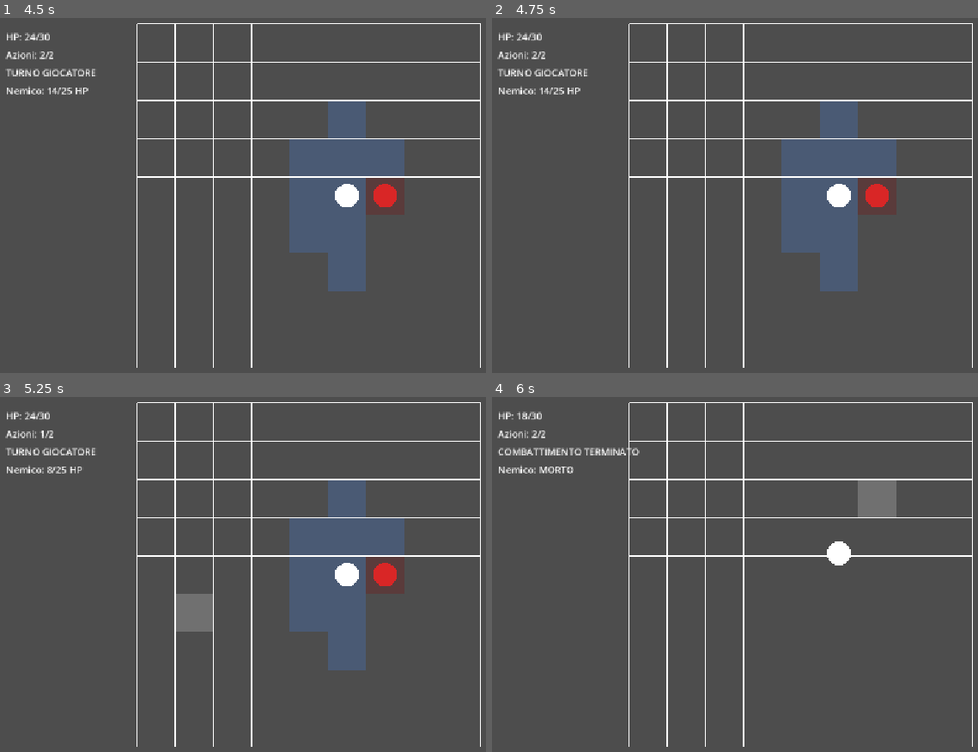
Above: before the commit, frames 1-4 (two rows, left to right).
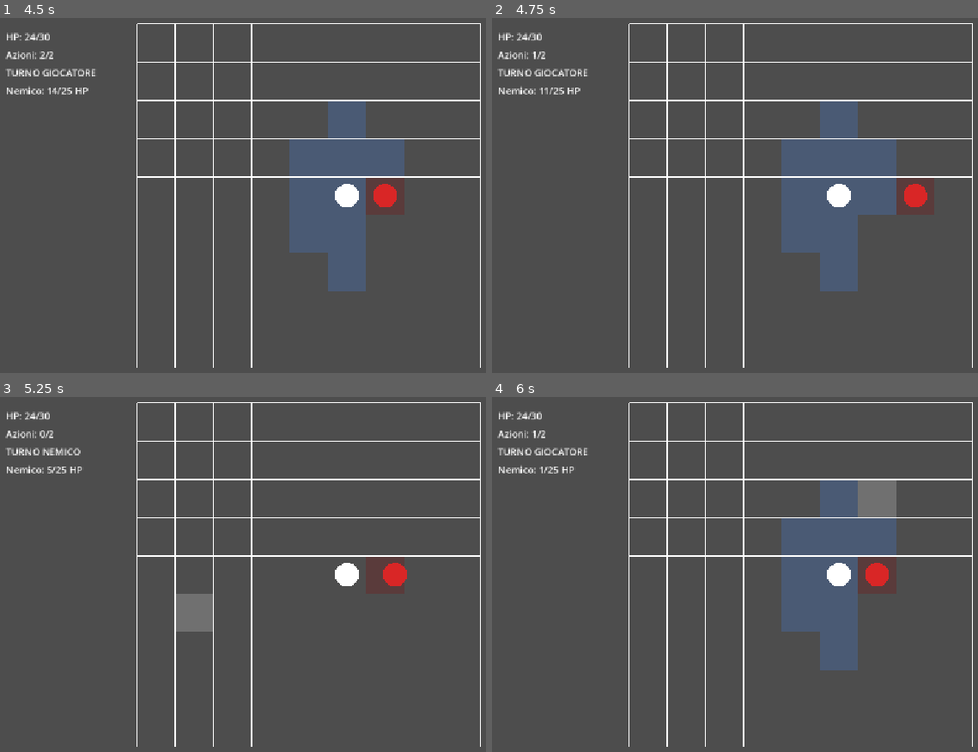
Above: after the commit, the same moments.

Repository: Chivas1504/Gioco
Game: Godot game, scene res://scenes/game.tscn
Same seed, same stepped clock (60 frames per second), same inputs: the game is played once before the commit and once after it.
Inputs (mouse positions are in pixels of both pictures, inside the frame that each line leads up to):
- Up to frame 1 (4.5 s): tap Enter at 0.5, 4.25 s; move the mouse to (296, 284) at 0.52 s; tap 6 at 0.6, 1.55, 2.1, 3.05 s; click (296, 284) at 0.67 s; tap 5 at 0.8, 1.35, 2.3, 2.85, 3.8 s; move the mouse to (outside the picture) at 1.27 s; click (outside the picture) at 1.42 s; move the mouse to (126, 145) at 2.02 s; click (126, 145) at 2.17 s; tap Space at 2.75 s; move the mouse to (364, 206) at 2.77 s; click (364, 206) at 2.92 s; move the mouse to (228, 110) at 3.52 s; tap C at 3.6 s; click (228, 110) at 3.67 s; move the mouse to (481, 184) at 4.27 s; tap 1 at 4.35 s; click (481, 184) at 4.42 s
- Up to frame 2 (4.75 s): tap 6 at 4.55 s
- Up to frame 3 (5.25 s): tap Space at 5 s; move the mouse to (194, 602) at 5.02 s; tap 2 at 5.1 s; click (194, 602) at 5.17 s
- Up to frame 4 (6 s): tap 5 at 5.3 s; tap Enter at 5.75 s; move the mouse to (890, 499) at 5.77 s; tap 3 at 5.85 s; click (890, 499) at 5.92 s

Frame 1 is identical in both runs. In frame 2, 1.1% of the frame differs, in the area x 8-90%, y 9-56%; in frame 3, 7.6%; in frame 4, 8.2%, in the area x 1-84%, y 4-77%.

Commit message:
Add push effect card

Diff:
--- a/scripts/cards/card_data.gd
+++ b/scripts/cards/card_data.gd
@@ -10,6 +10,7 @@
 
 var attack_range: int = 0
 var pull_distance: int = 0
+var push_distance: int = 0
 
 var tags: Array[String] = []
 
@@ -21,6 +22,7 @@
 	new_healing: int = 0,
 	new_attack_range: int = 0,
 	new_pull_distance: int = 0,
+	new_push_distance: int = 0,
 	new_tags: Array[String] = []
 ) -> void:
 	card_name = new_name
@@ -31,5 +33,6 @@
 
 	attack_range = new_attack_range
 	pull_distance = new_pull_distance
+	push_distance = new_push_distance
 
 	tags = new_tags
--- a/scripts/core/game.gd
+++ b/scripts/core/game.gd
@@ -46,6 +46,7 @@
 var maglio_della_pena: CardData
 var bende_del_viandante: CardData
 var catena_del_contrappasso: CardData
+var spinta_dei_condannati: CardData
 
 
 func _ready() -> void:
@@ -77,6 +78,7 @@
 		0,
 		1,
 		0,
+		0,
 		mannaia_tags
 	)
 
@@ -93,6 +95,7 @@
 		0,
 		5,
 		0,
+		0,
 		chiodo_tags
 	)
 
@@ -109,6 +112,7 @@
 		0,
 		1,
 		0,
+		0,
 		maglio_tags
 	)
 
@@ -122,6 +126,7 @@
 		1,
 		0,
 		6,
+		0,
 		0,
 		0,
 		bende_tags
@@ -141,7 +146,26 @@
 		0,
 		3,
 		1,
+		0,
 		catena_tags
+	)
+
+	var spinta_tags: Array[String] = [
+		"Impatto",
+		"Mischia",
+		"Controllo",
+		"Spinta"
+	]
+
+	spinta_dei_condannati = CardData.new(
+		"Spinta dei Condannati",
+		1,
+		3,
+		0,
+		1,
+		0,
+		1,
+		spinta_tags
 	)
 
 
@@ -173,6 +197,10 @@
 
 			if event.keycode == KEY_5:
 				_try_use_card(catena_del_contrappasso)
+				return
+
+			if event.keycode == KEY_6:
+				_try_use_card(spinta_dei_condannati)
 				return
 
 	if is_moving or enemy_is_moving:
@@ -335,6 +363,9 @@
 	if card.pull_distance > 0:
 		_pull_enemy(card.pull_distance)
 
+	if card.push_distance > 0:
+		_push_enemy(card.push_distance)
+
 	_update_ui()
 
 	_finish_player_action(card.action_cost)
@@ -377,6 +408,52 @@
 
 		print(
 			"Nemico trascinato nella cella ",
+			enemy_cell
+		)
+
+
+func _push_enemy(push_distance: int) -> void:
+	for step in range(push_distance):
+		var direction: Vector2i = enemy_cell - player_cell
+
+		if direction.x != 0:
+			direction.x = signi(direction.x)
+
+		if direction.y != 0:
+			direction.y = signi(direction.y)
+
+		var next_cell: Vector2i = enemy_cell + direction
+
+		if not grid.is_cell_inside(next_cell):
+			print("Il nemico non può essere spinto fuori dalla griglia.")
+			return
+
+		if next_cell == player_cell:
+			return
+
+		grid.remove_occupied_cell(enemy_cell)
+
+		var can_move: bool = grid.is_cell_walkable(next_cell)
+
+		grid.add_occupied_cell(enemy_cell)
+
+		if not can_move:
+			print("La spinta è bloccata.")
+			return
+
+		grid.remove_occupied_cell(enemy_cell)
+
+		enemy_cell = next_cell
+
+		grid.add_occupied_cell(enemy_cell)
+
+		enemy.position = (
+			grid.position
+			+ grid.cell_to_local(enemy_cell)
+		)
+
+		print(
+			"Nemico spinto nella cella ",
 			enemy_cell
 		)
 
